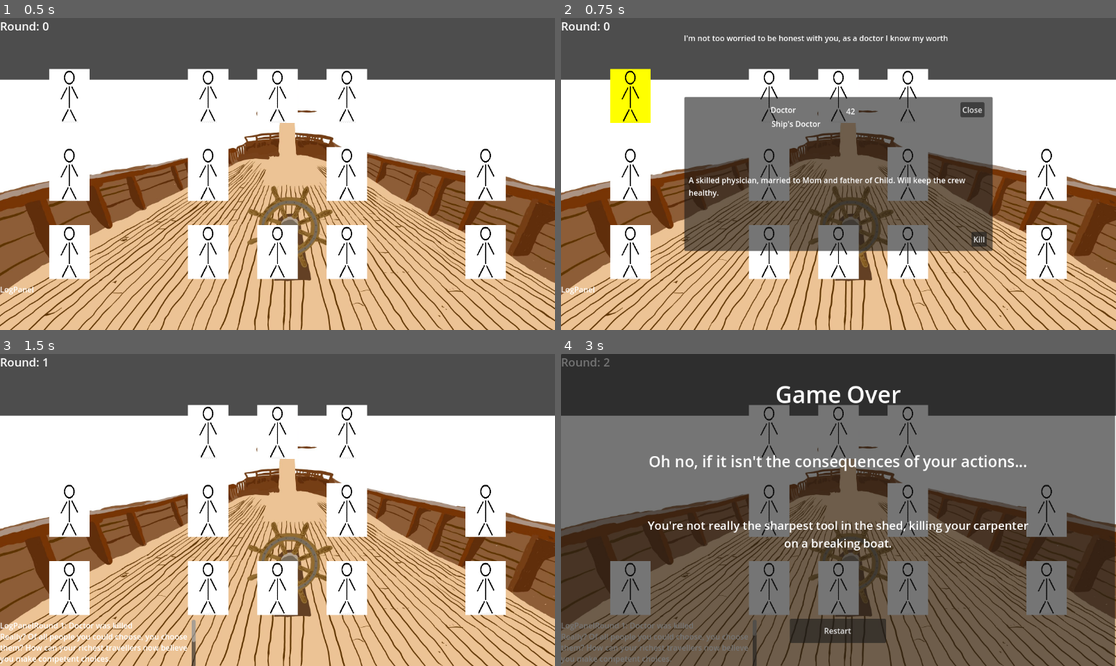
Above: before the commit, frames 1-4 (two rows, left to right).
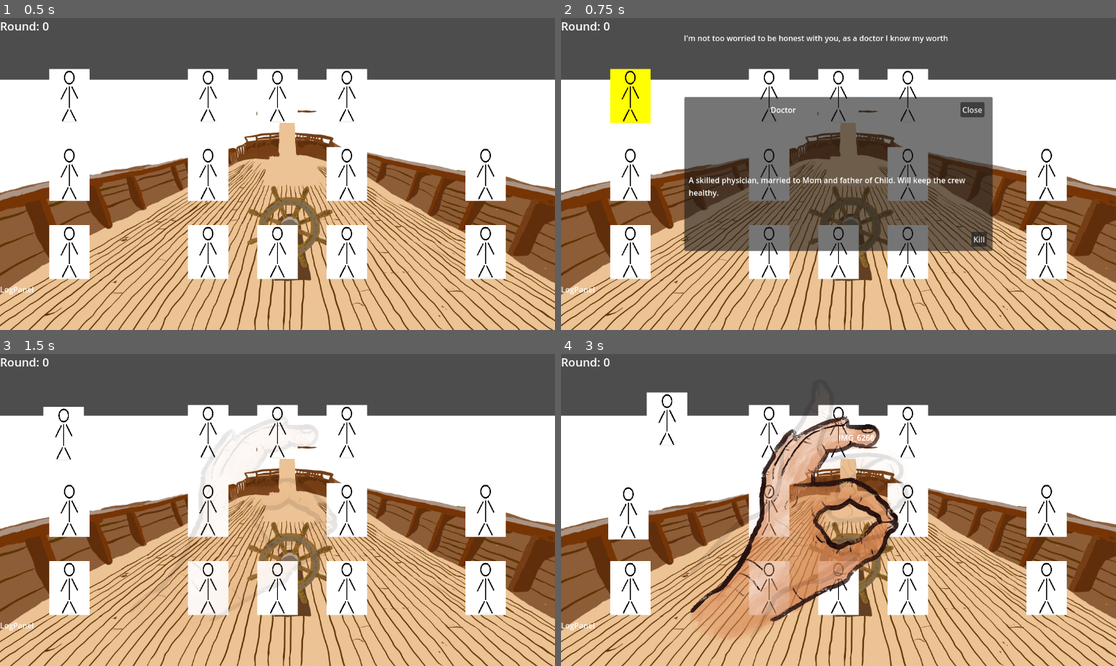
Above: after the commit, the same moments.

Repository: sajochems/Jamsepticeye
Game: Godot game, scene res://scenes/main.tscn
The game is run twice, just before and just after one commit, with the same random seed, the same clock (stepped at 60 frames per second) and the same inputs.
Inputs (mouse positions are in pixels of both pictures, inside the frame that each line leads up to):
- Up to frame 1 (0.5 s): no input
- Up to frame 2 (0.75 s): tap Enter at 0.5 s; move the mouse to (627, 96) at 0.52 s; click (627, 96) at 0.67 s
- Up to frame 3 (1.5 s): click "Kill" at 1.25 s
- Up to frame 4 (3 s): move the mouse to (627, 510) at 2.02 s; click (627, 510) at 2.17 s; click "Kill" at 2.75 s

Frame 1 is identical in both runs. In frame 2, 0.1% of the frame differs, in the area x 37-53%, y 28-36%; in frame 3, 2.3%; in frame 4, 98%, in the area x 0-100%, y 0-100%.

Commit message:
Add death and hand wave animations

Diff:
--- a/scenes/character_info_window.tscn
+++ b/scenes/character_info_window.tscn
@@ -32,6 +32,7 @@
 text = "Name"
 
 [node name="OccupationLabel" type="Label" parent="Panel"]
+visible = false
 layout_mode = 0
 offset_left = 181.0
 offset_top = 44.0
@@ -40,6 +41,7 @@
 text = "Occupation"
 
 [node name="AgeLabel" type="Label" parent="Panel"]
+visible = false
 layout_mode = 0
 offset_left = 336.0
 offset_top = 18.0
--- a/scenes/main.tscn
+++ b/scenes/main.tscn
@@ -61,3 +61,5 @@
 
 [node name="GameOverWindow" parent="UI" instance=ExtResource("5_tbgi4")]
 visible = false
+
+[node name="HandContainer" type="Node2D" parent="UI"]
--- a/scripts/main.gd
+++ b/scripts/main.gd
@@ -13,14 +13,15 @@
 @onready var info_window := $UI/CharacterInfoWindow
 @onready var game_over_window := $UI/GameOverWindow
 @onready var game_won_window := $UI/GameWonWindow
-
+@onready var hands_folder := "res://assets/hands/"
+@onready var hand_container := $UI/HandContainer  # Make a Node2D or Control node for temporary hand images
 @onready var round_label := $UI/RoundLabel
 @onready var log_panel := $UI/LogPanel
 
 var characters: Dictionary = {}
 var alive_tags: Array = []
 var round: int = 0
-var win_round: int = 7
+var win_round: int = 8
 var state: int = 0
 var state_change_events: Array = []
 var instant_lose_events: Array = []
@@ -107,6 +108,10 @@
 	character_ref.alive = false
 	character_ref.hide()
 	alive_tags.erase(character_ref.character_tag)
+
+	animate_character_death(character_ref)
+	await get_tree().create_timer(3.5).timeout  # <-- waits fixed time before continuing
+
 
 	round += 1
 	update_round_label()
@@ -172,6 +177,72 @@
 			return false
 	return true
 
+func animate_character_death(character_ref):
+	character_ref.z_index = 100  # Ensure it's above other nodes
+	character_ref.show()
+
+	var screen_size = get_viewport_rect().size
+	var end_pos = Vector2(randf() * screen_size.x, -screen_size.y)  # thrown off-screen upward
+	var tween = create_tween()
+	var rotation_dir = 1 if randf() > 0.5 else -1
+	var target_rotation = 720 * rotation_dir
+	tween.tween_property(character_ref, "position", end_pos, 2.5).set_trans(Tween.TRANS_BACK).set_ease(Tween.EASE_IN)
+	tween.tween_property(character_ref, "rotation_degrees", target_rotation, 2.5).set_trans(Tween.TRANS_LINEAR)
+	tween.tween_callback(Callable(character_ref, "hide"))
+
+	# Show random hand image
+	show_random_hand_wave()
+
+
+
+func show_random_hand_wave():
+	var dir = DirAccess.open(hands_folder)
+	if not dir:
+		return
+
+	var all_files: PackedStringArray = dir.get_files()
+	var files := []  # normal Array to hold only real images
+	for f in all_files:
+		if not f.ends_with(".import"):
+			files.append(f)
+		if files.size() == 0:
+			return
+
+
+	var random_file = files[randi() % files.size()]
+	var tex = load(hands_folder + random_file)
+	if not tex:
+		return
+
+	# Create a temporary sprite
+	var sprite = Sprite2D.new()
+	sprite.centered = true
+	sprite.texture = tex
+	sprite.scale = Vector2(0.3, 0.3)  # 50% of original size
+	sprite.modulate.a = 0.0
+	sprite.position =  get_viewport_rect().size / 2
+	hand_container.add_child(sprite)
+
+	# Optional text
+	var label = Label.new()
+	label.text = random_file.split(".")[0]
+	label.position = Vector2(get_viewport_rect().size.x/2, get_viewport_rect().size.y/4)
+	label.add_theme_color_override("font_color", Color.WHITE)
+	hand_container.add_child(label)
+
+	# Fade out and remove after animation
+	var tween = create_tween()
+	tween.tween_property(sprite, "modulate:a", 1.0, 1.5)
+	tween.tween_property(label, "modulate:a", 1.0, 1.5)
+
+	tween.tween_interval(0.5)
+
+	tween.tween_property(sprite, "modulate:a", 0.0, 0.5)
+	tween.tween_property(label, "modulate:a", 0.0, 0.5)
+	tween.tween_callback(Callable(sprite, "queue_free"))
+	tween.tween_callback(Callable(label, "queue_free"))
+	return tween
+
 func restart_game():
 	# Hide windows
 	game_over_window.hide()
Binary file added: assets/hands/IMG_6256.PNG
Not shown, added: assets/hands/IMG_6256.PNG.import
Binary file added: assets/hands/IMG_6257.PNG
Not shown, added: assets/hands/IMG_6257.PNG.import
Binary file added: assets/hands/IMG_6258.PNG
Not shown, added: assets/hands/IMG_6258.PNG.import
Binary file added: assets/hands/IMG_6259.PNG
Not shown, added: assets/hands/IMG_6259.PNG.import
Binary file added: assets/hands/IMG_6260.PNG
Not shown, added: assets/hands/IMG_6260.PNG.import
Binary file added: assets/hands/IMG_6261.PNG
Not shown, added: assets/hands/IMG_6261.PNG.import
(and 10 more such lines)
